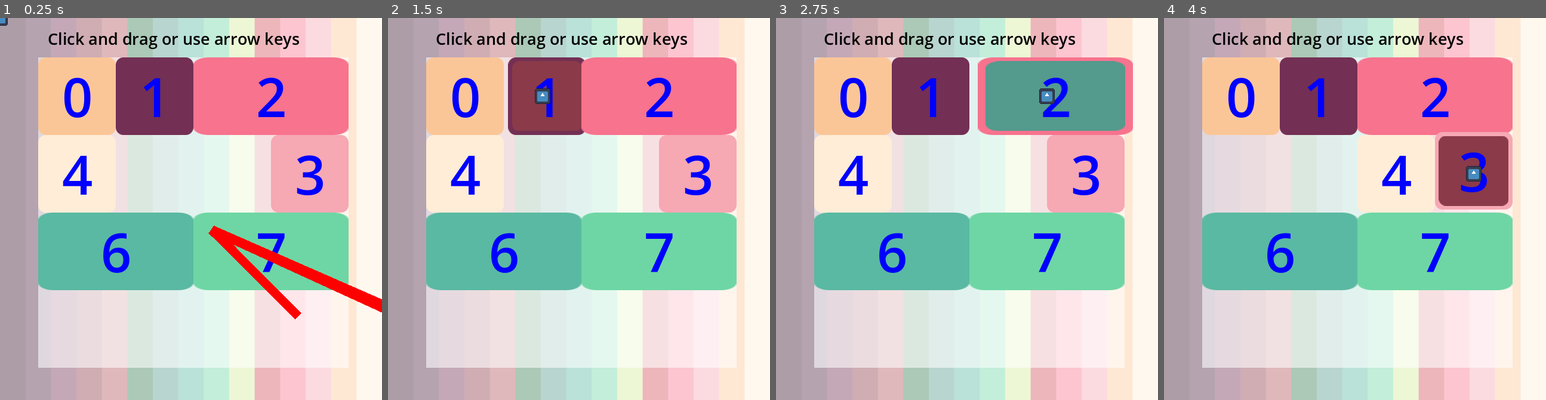
Above: before the commit, frames 1-4 (left to right).
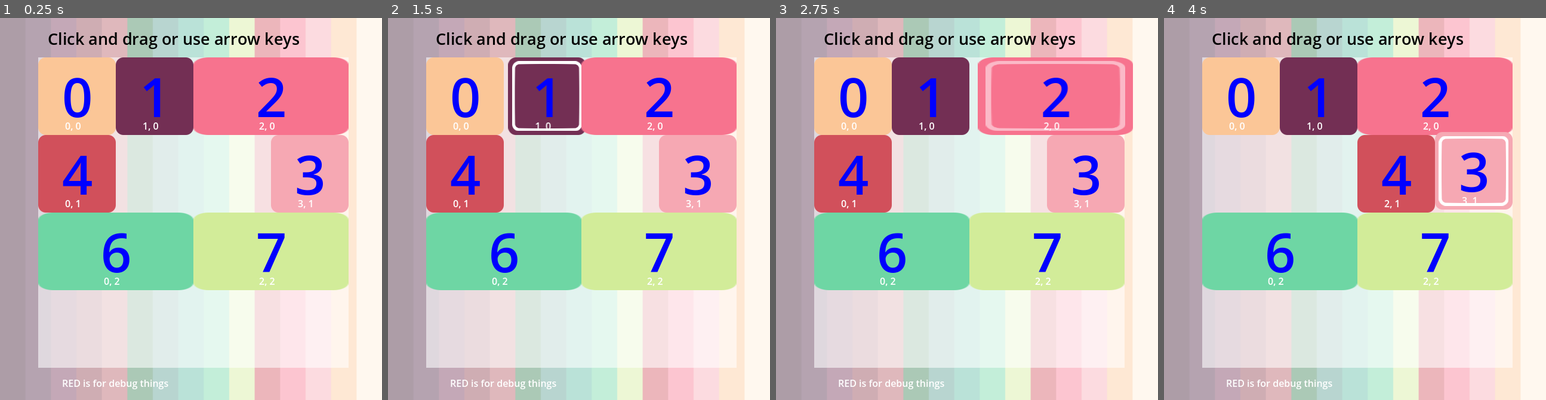
Above: after the commit, the same moments.

Repository: firelighted/comfyjam2026_slidingsun
Game: Godot game, scene res://scenes_scripts/main_2d.tscn
Two runs of this game, one before a commit and one after it. Both use one fixed random seed, a clock stepped at 60 frames per second and the inputs below. The engine's default icon, where the game draws it, is replaced by a stand-in: a white triangle on a blue panel in a dark square.
Inputs (mouse positions are in pixels of both pictures, inside the frame that each line leads up to):
- Up to frame 1 (0.25 s): no input
- Up to frame 2 (1.5 s): tap Enter at 0.5 s; drag from (464, 94) to (659, 94) at 0.52 s; drag from (540, 94) to (659, 94) at 1.27 s
- Up to frame 3 (2.75 s): hold Right (ui_right) from 2.03 s (still down); click (1047, 94) at 2.17 s
- Up to frame 4 (4 s): release Right (ui_right) at 2.75 s; tap Space at 2.75 s; drag from (1240, 174) to (1442, 94) at 2.77 s; drag from (1473, 174) to (1435, 94) at 3.52 s

The runs differ from the first frame. In frame 1, 21% of the frame differs, in the area x 0-100%, y 0-98%; in frame 2, 21%; in frame 3, 26%, in the area x 10-92%, y 11-98%; in frame 4, 23%.

Commit message:
nicer selection and dragging markers

Diff:
--- a/block_manager.gd
+++ b/block_manager.gd
@@ -65,20 +65,16 @@
 			if event.is_pressed():
 				print("start drag")
 				drag_start = event.position
-				#if selected_block:
-					#selected_block.start_drag()
 				is_dragging = true
 			else:
 				print("stop drag")
 				drag_end = event.position
 				is_dragging = false
-				#if selected_block:
-					#selected_block.end_drag()
 
 
 
 func spawn_blocks():
-	var complete_blocks = []
+	var complete_blocks = []  # unique blocks, to prevent duplicates for large blocks
 	for y in range(y_size):
 		for x in range(x_size):
 			var block_id = array[(y * x_size) + x]
@@ -114,8 +110,8 @@
 
 		# update array NOT WORKING -- wrong values being set
 		# set_array(block.i_row, block.i_col, block.block_id)  # doesn't change
-		#set_array(row_col.x, row_col.y, block.block_id)
-	#print_array()
+		set_array(row_col.x, row_col.y, block.block_id)
+	print_array()
 
 func init_array():
 	if len(array) < cells - 1: # pad with empty
--- a/scenes_scripts/block.gd
+++ b/scenes_scripts/block.gd
@@ -24,11 +24,10 @@
 const PIXELS_PER_UNIT = 130
 
 const THEME_COLORS = [
-	"#FBC697", # sandy
+	"#FBC697", # sandy yellow brown
 	"#732F54",
 	"#F7738E",
 	"#F6A8B3",
-	"#FFEDD7",
 	"#D1505B",
 	"#5AB9A2",
 	"#6ED6A4",
@@ -40,14 +39,15 @@
 	"#B2555D",
 	"#4C2242",
 	"#3B132B", # dark purple
+	"#FFEDD7", # palest yellow
 ]
 
 var arrow_key_speed = 300
 var mouse_drag_speed = 10
 
-var drag_start : Vector2 =Vector2.ZERO
-var drag_end : Vector2 =Vector2.ZERO
-var drag_offset : Vector2 =Vector2.ZERO
+var drag_start : Vector2  = Vector2.ZERO
+var drag_end : Vector2    = Vector2.ZERO
+var drag_offset : Vector2 = Vector2.ZERO
 
 
 func _ready() -> void:
@@ -55,6 +55,7 @@
 	clickable = get_node(clickable_path)
 	label = get_node(label_path)
 	sprite = get_node(sprite_path)
+	set_row_col_from_pos()
 
 func set_variables(block_id, width: int, height: int, row: int, col: int):
 	self.block_id = block_id
@@ -88,10 +89,10 @@
 	drag_start = get_global_mouse_position()
 	drag_offset = get_global_mouse_position() - global_position
 	is_dragging = true
-	$"../../../mouseclick".global_position = drag_start
-	$"../../../dragoffset".clear_points()
-	$"../../../dragoffset".add_point(get_global_mouse_position())
-	$"../../../dragoffset".add_point(global_position)
+	$"../../../DEBUG_mouseclick".global_position = drag_start
+	$"../../../DEBUG_dragoffset".clear_points()
+	$"../../../DEBUG_dragoffset".add_point(get_global_mouse_position())
+	$"../../../DEBUG_dragoffset".add_point(global_position)
 
 
 func end_drag():
@@ -114,7 +115,7 @@
 	if is_selected != sprite.visible:
 		sprite.visible = is_selected
 	if is_selected:
-		sprite.self_modulate = THEME_COLORS[12] if is_dragging else THEME_COLORS[9]
+		sprite.self_modulate = Color.WHITE if is_dragging else Color(255,255,255,0.5)
 
 func snap_to_position_from_row_col():
 	var new_position = Vector2(i_row + 0.5 * i_width, i_col + 0.5 * i_height) * PIXELS_PER_UNIT
@@ -124,9 +125,10 @@
 
 func set_row_col_from_pos():
 	# save row/ col position based on current position to allow snapping to new location
-	self.i_row = round((position.x / PIXELS_PER_UNIT) - 0.5 * i_width)
-	self.i_col = round((position.y / PIXELS_PER_UNIT) - 0.5 * i_height)
-	return Vector2i(self.i_row, self.i_col)
+	i_row = round((position.x / PIXELS_PER_UNIT) - 0.5 * i_width)
+	i_col = round((position.y / PIXELS_PER_UNIT) - 0.5 * i_height)
+	$DEBUG_array_idxs.text = str(i_row)+ ", " + str(i_col)
+	return Vector2i(i_row, i_col)
 
 func _on_clickable_input_event(_viewport: Node, event: InputEvent, _shape_idx: int) -> void:
 	if event is InputEventMouseButton:
@@ -136,3 +138,4 @@
 				start_drag()
 			else:
 				end_drag()
+				set_row_col_from_pos()
--- a/scenes_scripts/block.tscn
+++ b/scenes_scripts/block.tscn
@@ -1,9 +1,10 @@
-[gd_scene load_steps=7 format=3 uid="uid://c1nqrhcqdwaqy"]
+[gd_scene load_steps=8 format=3 uid="uid://c1nqrhcqdwaqy"]
 
 [ext_resource type="Script" path="res://scenes_scripts/block.gd" id="1_o3usp"]
 [ext_resource type="Texture2D" uid="uid://qlwb5s0awuw0" path="res://images/tiles/base_tile_white.png" id="2_80yha"]
 [ext_resource type="Texture2D" uid="uid://dir1qm5nt4uoj" path="res://images/tiles/selected_tile.png" id="3_lgxio"]
 [ext_resource type="Texture2D" uid="uid://cg14q0lo7puh1" path="res://images/palette.png" id="4_kqftf"]
+[ext_resource type="LabelSettings" uid="uid://b4qx5deogc1w8" path="res://theme/DEBUG_labelsetting.tres" id="5_280uh"]
 
 [sub_resource type="RectangleShape2D" id="RectangleShape2D_nichk"]
 size = Vector2(125, 125)
@@ -33,7 +34,6 @@
 region_rect = Rect2(45, 45, 405, 405)
 
 [node name="selected_texture" type="Sprite2D" parent="Clickable"]
-self_modulate = Color(0.329412, 0.603922, 0.552941, 1)
 scale = Vector2(0.9, 0.9)
 texture = ExtResource("3_lgxio")
 
@@ -59,4 +59,12 @@
 position = Vector2(-3, 81)
 texture = ExtResource("4_kqftf")
 
+[node name="DEBUG_array_idxs" type="Label" parent="."]
+offset_left = -20.0
+offset_top = 38.0
+offset_right = 20.0
+offset_bottom = 61.0
+text = "1,2"
+label_settings = ExtResource("5_280uh")
+
 [connection signal="input_event" from="Clickable" to="." method="_on_clickable_input_event"]
--- a/scenes_scripts/main_2d.tscn
+++ b/scenes_scripts/main_2d.tscn
@@ -1,10 +1,11 @@
-[gd_scene load_steps=12 format=3 uid="uid://b68t311mpj4pr"]
+[gd_scene load_steps=13 format=3 uid="uid://b68t311mpj4pr"]
 
 [ext_resource type="Script" path="res://block_manager.gd" id="1_5ua2j"]
 [ext_resource type="Texture2D" uid="uid://cg14q0lo7puh1" path="res://images/palette.png" id="2_31q7j"]
 [ext_resource type="Texture2D" uid="uid://l6c5b8gwc4ih" path="res://images/tiles/square.png" id="2_bb1j8"]
 [ext_resource type="Script" path="res://resources/level_resource.gd" id="2_s2dim"]
 [ext_resource type="Resource" uid="uid://sn8mpyosxvue" path="res://resources/level_0.tres" id="3_3qwf8"]
+[ext_resource type="LabelSettings" uid="uid://b4qx5deogc1w8" path="res://theme/DEBUG_labelsetting.tres" id="3_ytdtc"]
 [ext_resource type="PackedScene" uid="uid://c1nqrhcqdwaqy" path="res://scenes_scripts/block.tscn" id="6_6y1a6"]
 [ext_resource type="Texture2D" uid="uid://cihbuf5w5dxhy" path="res://icon.svg" id="7_8hjc0"]
 
@@ -63,6 +64,15 @@
 text = "Click and drag or use arrow keys"
 label_settings = SubResource("LabelSettings_ivpb4")
 
+[node name="DEBUG_instructions" type="Label" parent="UI"]
+layout_mode = 0
+offset_left = 104.0
+offset_top = 600.0
+offset_right = 283.0
+offset_bottom = 623.0
+text = "RED is for debug things"
+label_settings = ExtResource("3_ytdtc")
+
 [node name="Camera2D" type="Camera2D" parent="."]
 position = Vector2(59, 78)
 limit_left = 0
@@ -116,12 +126,15 @@
 [node name="CollisionShape2D" type="CollisionShape2D" parent="Main2D/wall_right"]
 shape = SubResource("RectangleShape2D_lnwij")
 
-[node name="mouseclick" type="Sprite2D" parent="."]
+[node name="DEBUG_mouseclick" type="Sprite2D" parent="."]
+visible = false
+self_modulate = Color(1, 0, 0, 1)
 scale = Vector2(0.2, 0.2)
 texture = ExtResource("7_8hjc0")
 
-[node name="dragoffset" type="Line2D" parent="."]
-points = PackedVector2Array(500, 500, 355, 355, 2313, 1232)
-width = 50.0
+[node name="DEBUG_dragoffset" type="Line2D" parent="."]
+visible = false
+points = PackedVector2Array(-10, -10, -50, 400)
+width = 30.0
 width_curve = SubResource("Curve_ihapv")
 default_color = Color(1, 0, 0, 1)
Binary file changed: images/tiles/selected_tile.png
